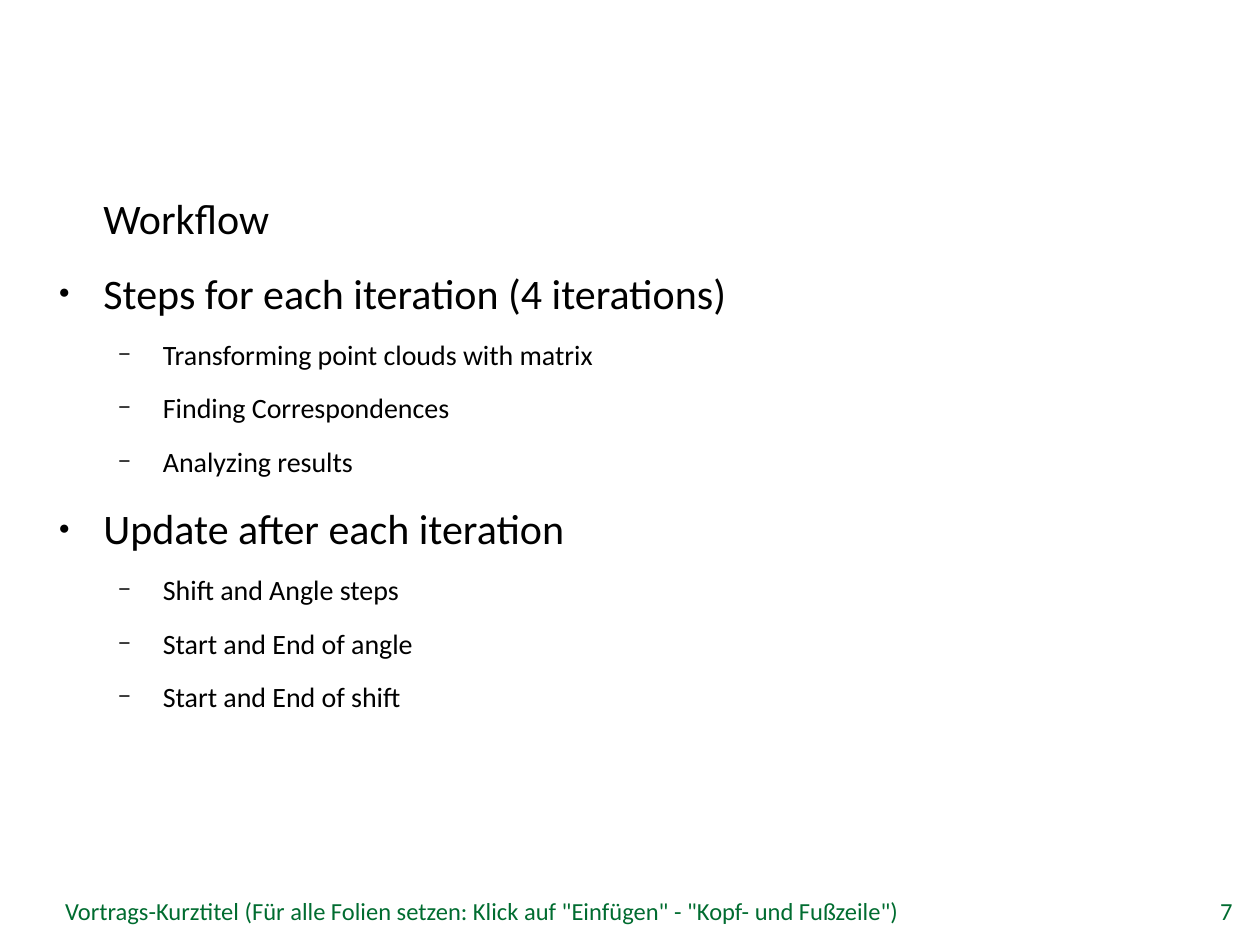
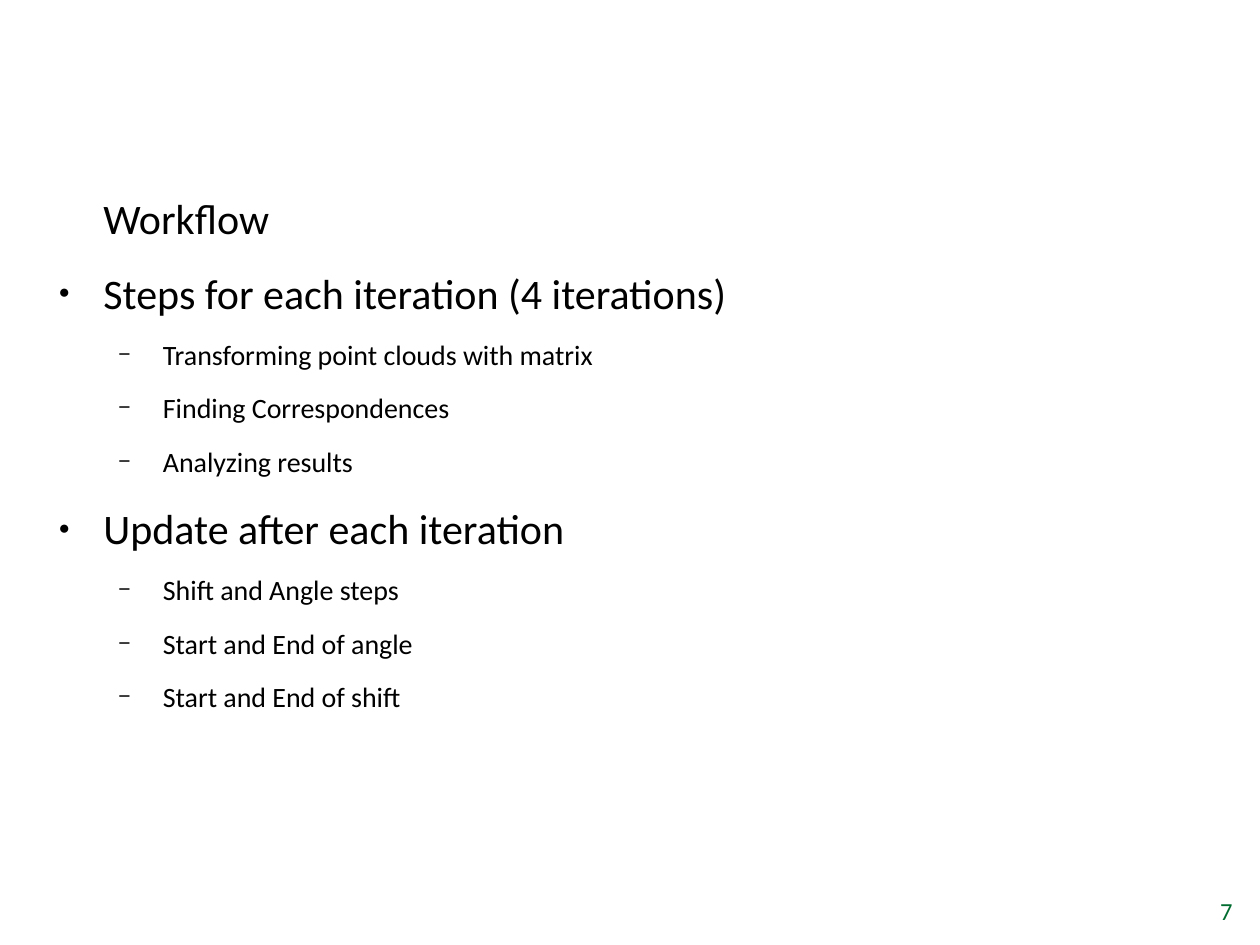
Before and after one commit to tuanpham91/OpenCLBA, a slide deck: slide 7 of Bachelor Thesis.odp. Drawn at 1260x945 pixels with LibreOffice and Linux fonts; fonts in the diff are those of the drawing; background and template pictures are left out. Boxes give left, top, right and bottom in pixels: in the first picture for what was removed or moved away, otherwise in the second. Text is boxed around its words. In the diff, an @@ line names an element or a change of style, - is before the commit and + after.

```diff
--- a/Bachelor Thesis.odp
+++ b/Bachelor Thesis.odp
@@ text removed at bbox=[65, 902, 898, 925] @@
-Vortrags-Kurztitel (Für alle Folien setzen: Klick auf "Einfügen" - "Kopf- und Fußzeile")
```
Also in this commit, not shown: 6 other slides changed, 1 slide added, 1 slide removed, 2 other files.
